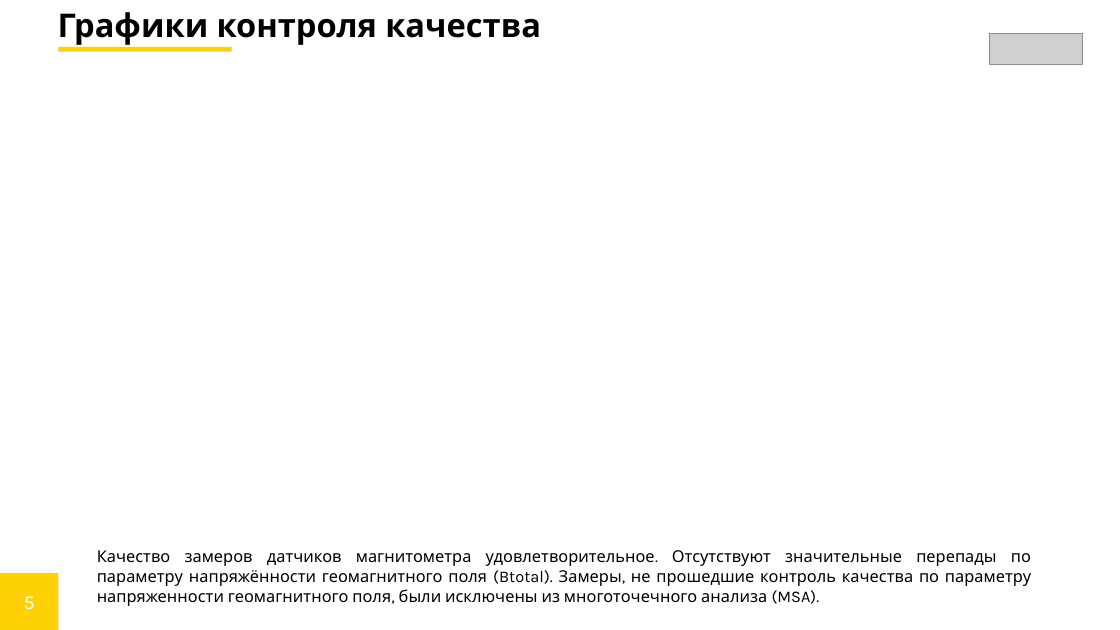
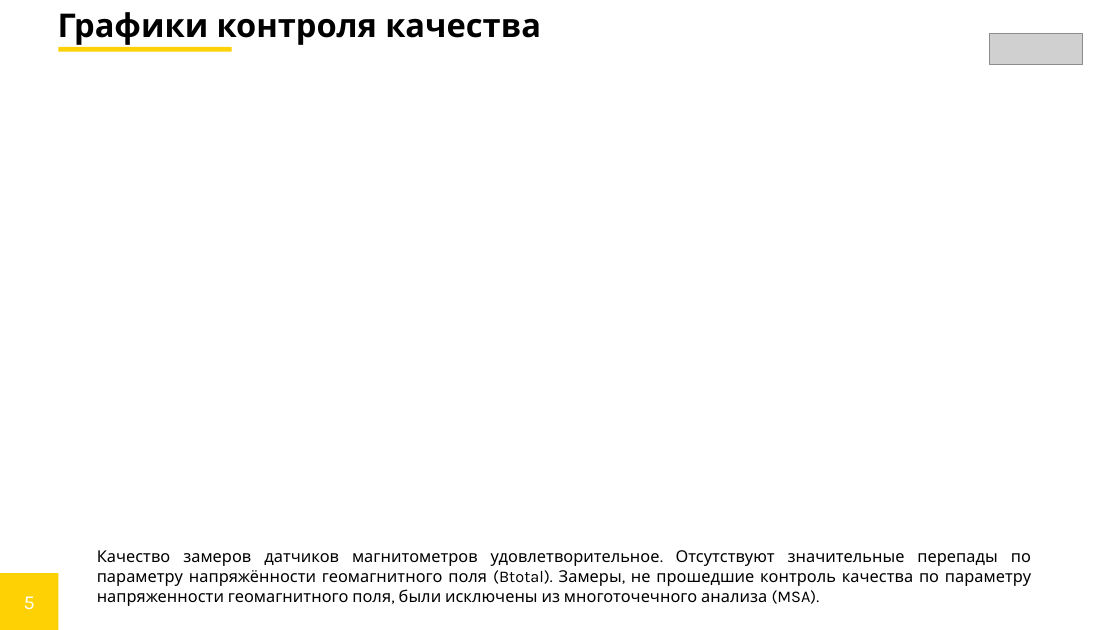
Before and after one commit to SVETA12345/UZM_excel, a slide deck: slide 5 of files/Шаблон/Итоговый_отчет.pptx. Drawn at 1120x630 pixels with LibreOffice and Linux fonts; fonts in the diff are those of the drawing; grey boxes stand for pictures. Boxes give left, top, right and bottom in pixels: in the first picture for what was removed or moved away, otherwise in the second. Text is boxed around its words. In the diff, an @@ line names an element or a change of style, - is before the commit and + after.

```diff
--- a/files/Шаблон/Итоговый_отчет.pptx
+++ b/files/Шаблон/Итоговый_отчет.pptx
@@ text at box(97, 550, 1031, 606): text changed @@
-Качество замеров датчиков магнитометра удовлетворительное. Отсутствуют значительные перепады по параметру напряжённости геомагнитного поля (Btotal). Замеры, не прошедшие контроль качества по параметру напряженности геомагнитного поля, были исключены из многоточечного анализа (MSA).
+Качество замеров датчиков магнитометров удовлетворительное. Отсутствуют значительные перепады по параметру напряжённости геомагнитного поля (Btotal). Замеры, не прошедшие контроль качества по параметру напряженности геомагнитного поля, были исключены из многоточечного анализа (MSA).
```
Also in this commit, not shown: 2 other slides changed, 6 other files.
